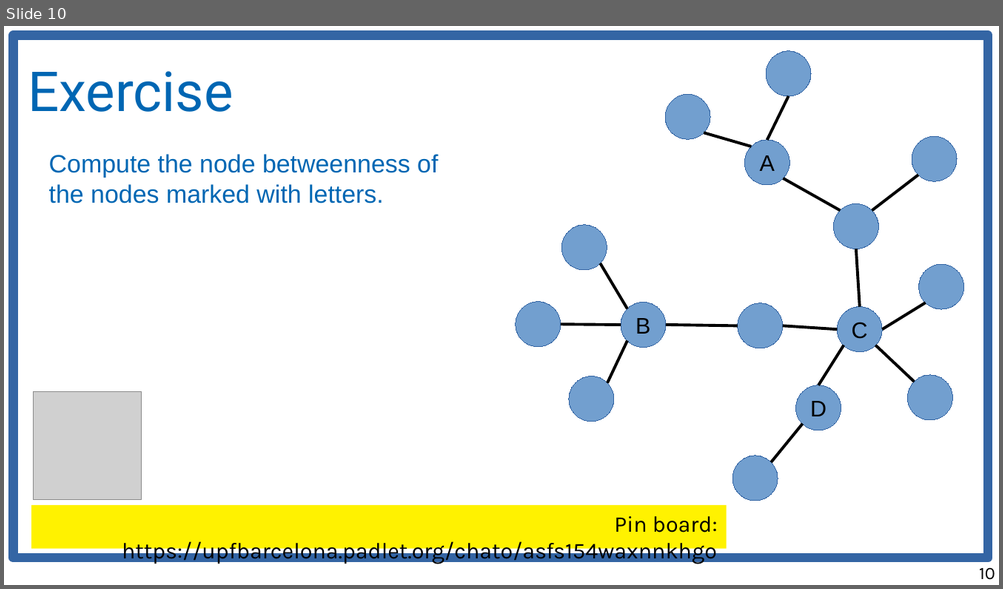
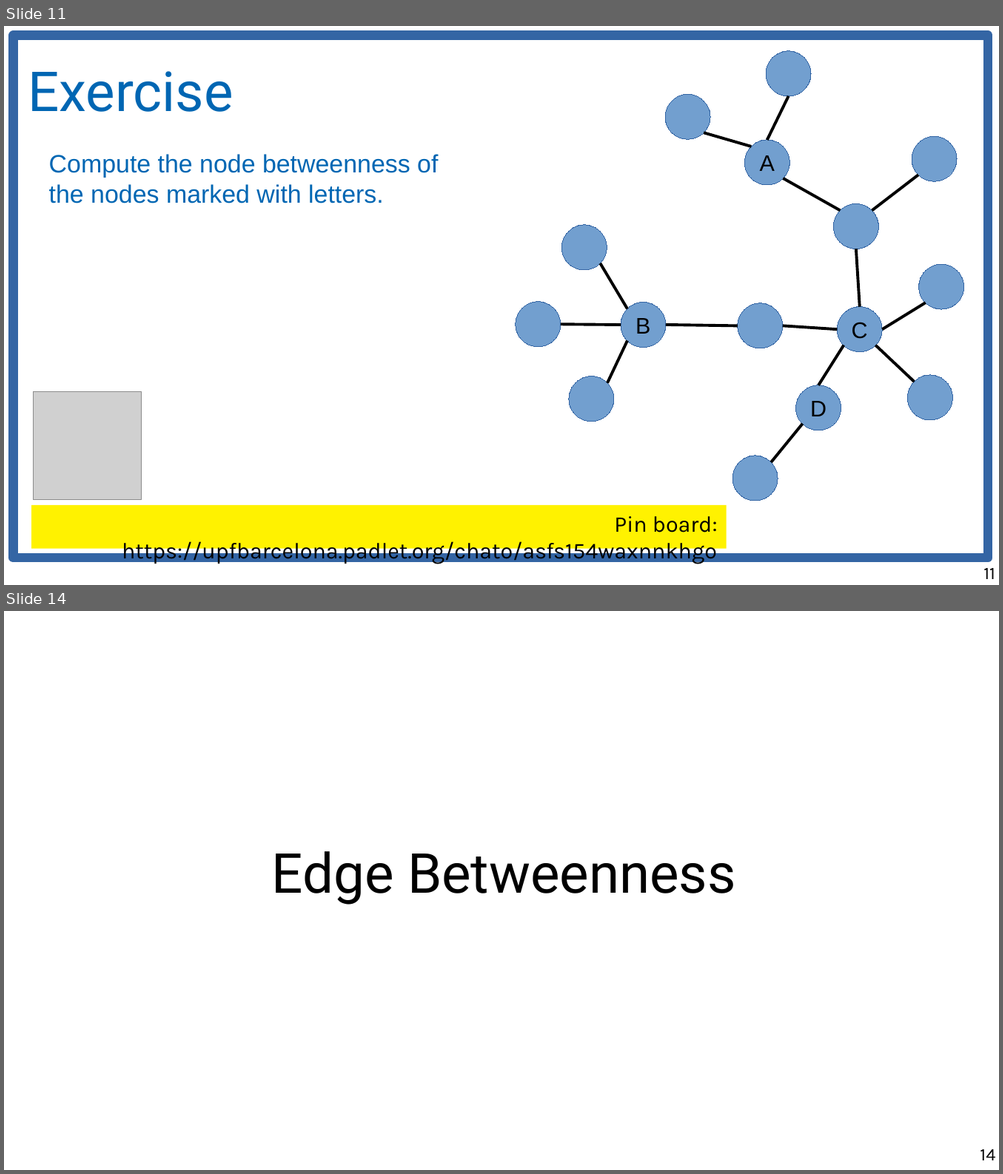
Before and after one commit to chatox/networks-science-course, a slide deck: theory/odp/tt07-betweenness.odp. Shown one above the other, each under a label of ours: slide 10 before the commit, slides 11 and 14 after it; the slides between them are not shown. The pictures are 1003x589 and 1003x1174 pixels, drawn with LibreOffice and Linux fonts; fonts in the diff are those of the drawing; grey boxes stand for pictures. Boxes give left, top, right and bottom in pixels: in the first picture for what was removed or moved away, otherwise in the second. Text is boxed around its words. In the diff, an @@ line names an element or a change of style, - is before the commit and + after.

Commit message:
betweenness exercise

```diff
--- a/theory/odp/tt07-betweenness.odp
+++ b/theory/odp/tt07-betweenness.odp
@@ slide 14 added at (4, 611, 999, 1170), background #FFFFFF @@
@@ title added at (272, 851, 736, 905), 44 pt, text #000000 @@
+Edge Betweenness
@@ page number added at (979, 1150, 995, 1161), 14 pt, text #000000 @@
+14
@@ what was slide 10 is now slide 11 @@
@@ page number at (983, 568, 995, 580): text changed @@
-10
+11
```
Also in this commit, not shown: 2 other slides added, 2 other files.
